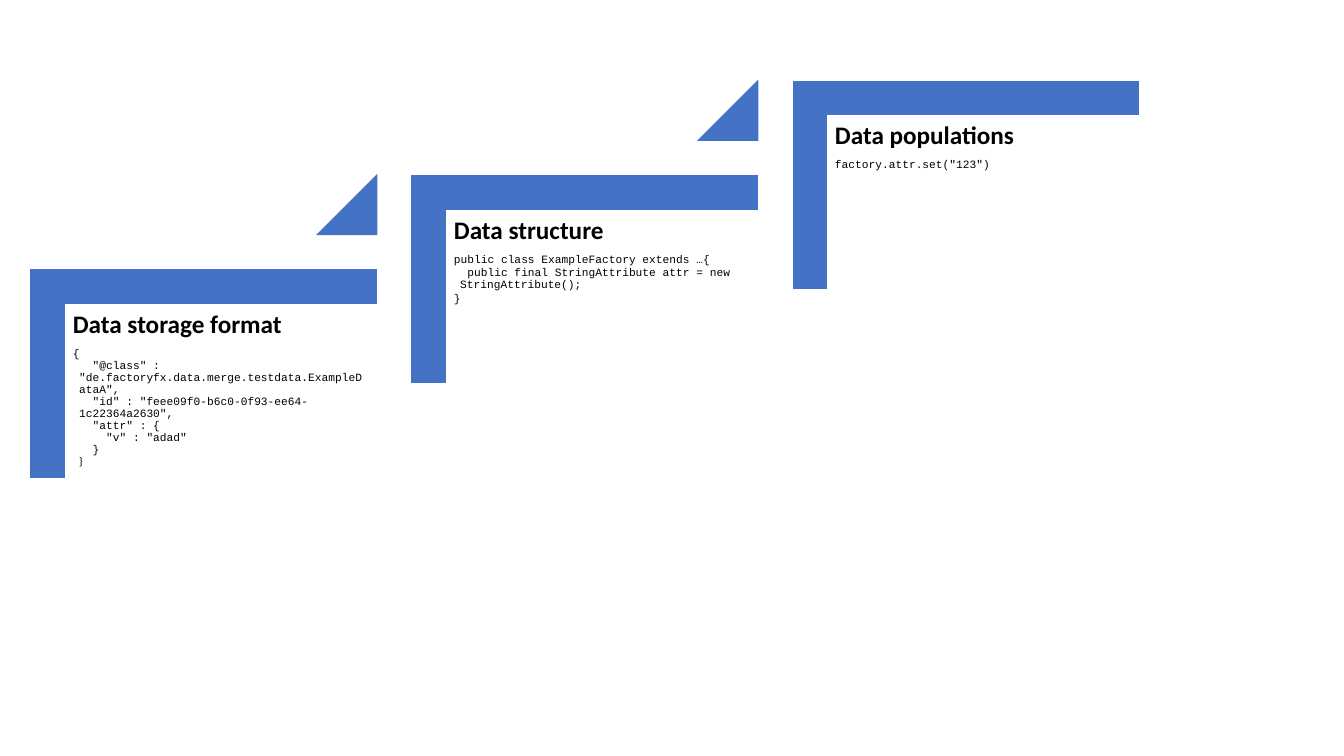
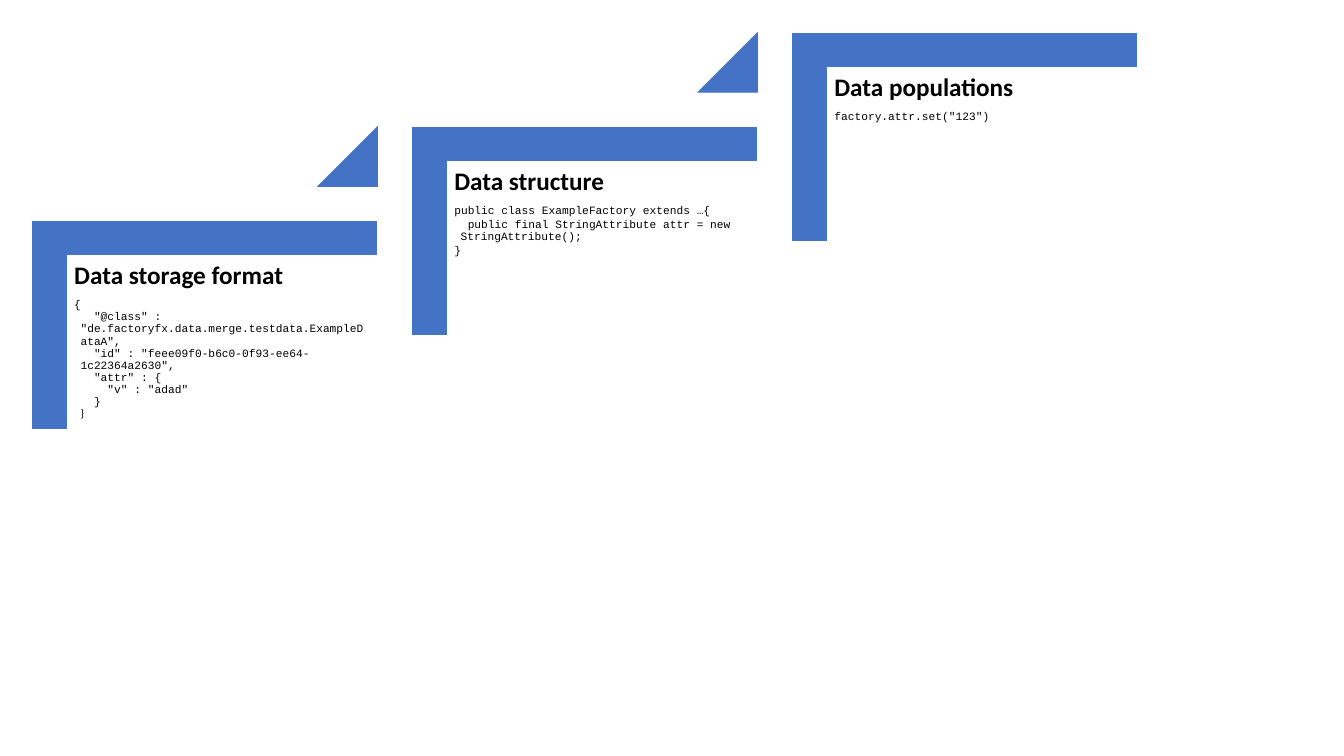
Before and after one commit to factoryfx/factoryfx, a slide deck: slide 1 of docu/src/main/java/de/factoryfx/docu/migration/overview.pptx. Drawn at 1344x756 pixels with LibreOffice and Linux fonts; fonts in the diff are those of the drawing. Boxes give left, top, right and bottom in pixels: in the first picture for what was removed or moved away, otherwise in the second. Text is boxed around its words. In the diff, an @@ line names an element or a change of style, - is before the commit and + after.

```diff
--- a/docu/src/main/java/de/factoryfx/docu/migration/overview.pptx
+++ b/docu/src/main/java/de/factoryfx/docu/migration/overview.pptx
@@ triangle: place and size @@
-triangle at (318,175,376,234)
+triangle at (319,128,377,187)
@@ 3 texts, 2 corners, 1 triangle: place and size @@
-3 texts, 2 corners, 1 triangle at (73,81,1138,441)
+3 texts, 2 corners, 1 triangle at (74,33,1136,393)
@@ corner: place and size @@
-corner at (31,269,376,477)
+corner at (32,222,376,429)
```
Also in this commit, not shown: 25 other files.
